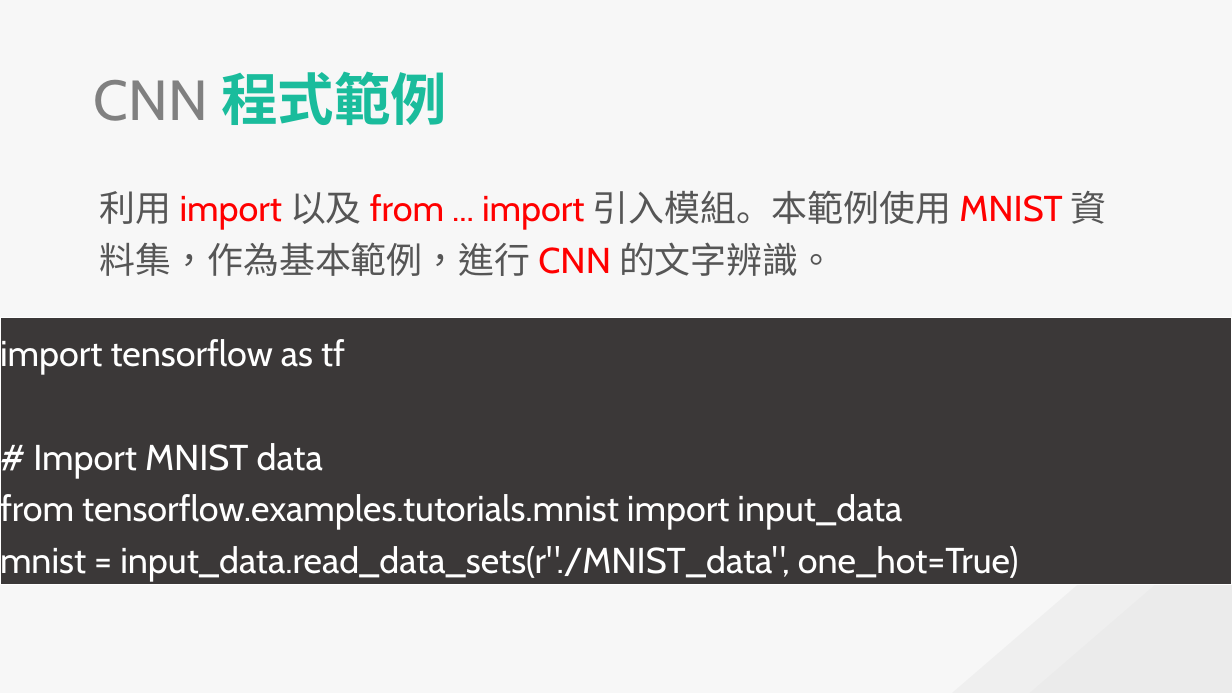
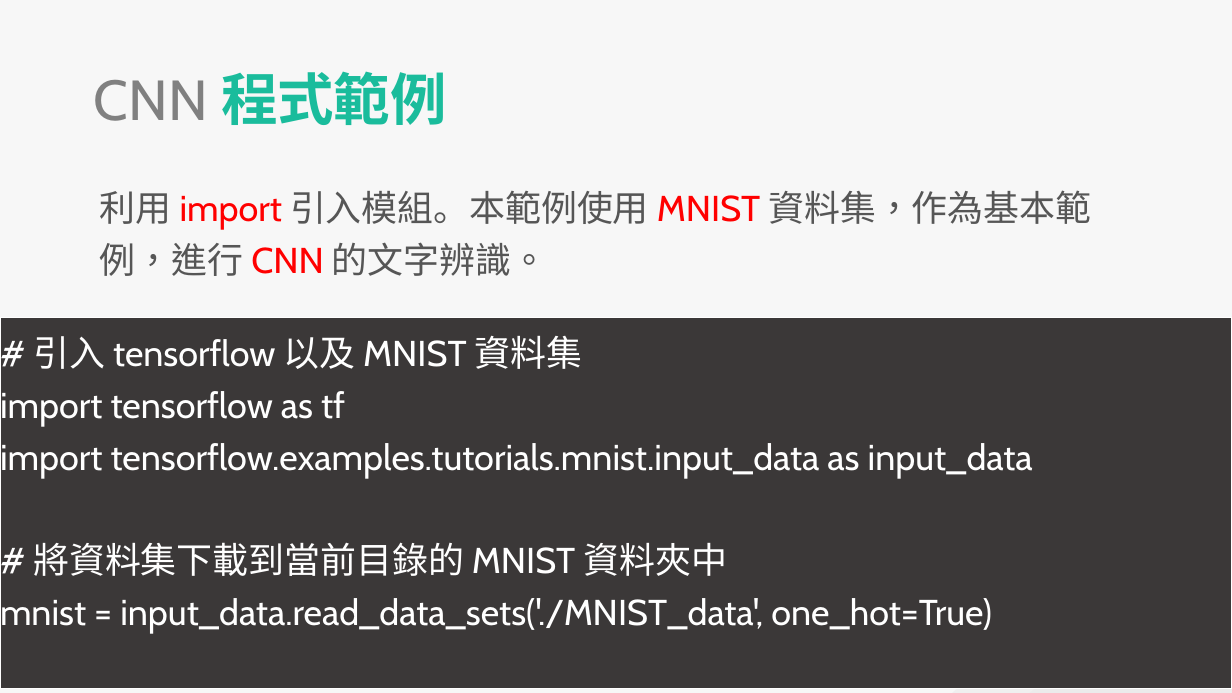
Before and after one commit to explooosion/deep-learn-example, a slide deck: slide 31 of CNN&RNN_20181019.pptx (slide 32 before the commit). Drawn at 1232x693 pixels with LibreOffice and Linux fonts; fonts in the diff are those of the drawing. Boxes give left, top, right and bottom in pixels: in the first picture for what was removed or moved away, otherwise in the second. Text is boxed around its words. In the diff, an @@ line names an element or a change of style, - is before the commit and + after.

Commit message:
Update ppt

```diff
--- a/CNN&RNN_20181019.pptx
+++ b/CNN&RNN_20181019.pptx
@@ text at bbox=[100, 190, 1091, 276]: text changed @@
-利用 import 以及 from ... import 引入模組。本範例使用 MNIST 資料集，作為基本範例，進行 CNN 的文字辨識。
+利用 import 引入模組。本範例使用 MNIST 資料集，作為基本範例，進行 CNN 的文字辨識。
@@ rectangle "# 引入 tensorflow 以及 MNIST ...": place and size @@
-rectangle "# 引入 tensorflow 以及 MNIST ..." at bbox=[0, 318, 1232, 585]
+rectangle "# 引入 tensorflow 以及 MNIST ..." at bbox=[0, 318, 1232, 689]
@@ text in rectangle at bbox=[33, 336, 583, 369]: paragraph added @@
+# 引入 tensorflow 以及 MNIST 資料集
@@ text in rectangle at bbox=[0, 439, 1033, 634]: text changed @@
-# Import MNIST data
-from tensorflow.examples.tutorials.mnist import input_data
-mnist = input_data.read_data_sets(r"./MNIST_data", one_hot=True)
+import tensorflow.examples.tutorials.mnist.input_data as input_data
+# 將資料集下載到當前目錄的 MNIST 資料夾中
+mnist = input_data.read_data_sets('./MNIST_data', one_hot=True)
```
Also in this commit, not shown: 1 other slide changed, 14 slides added, 17 slides removed.
